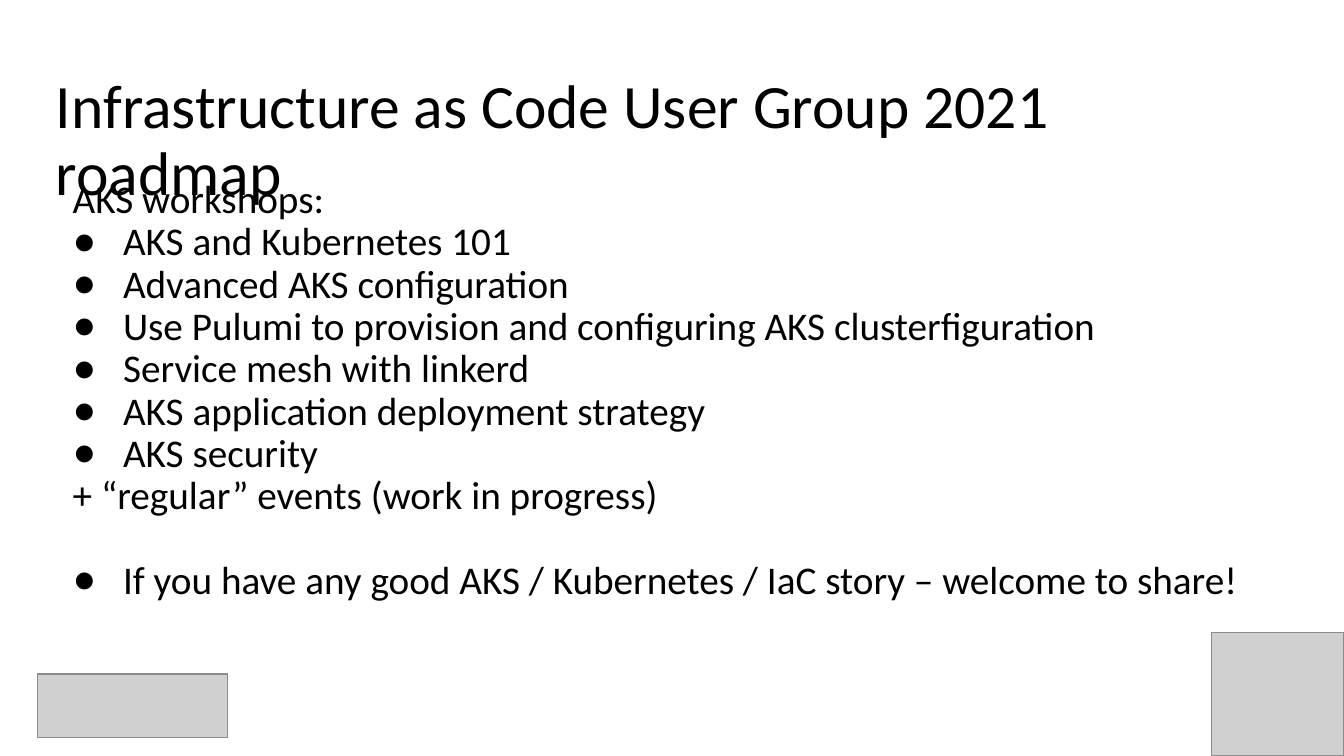
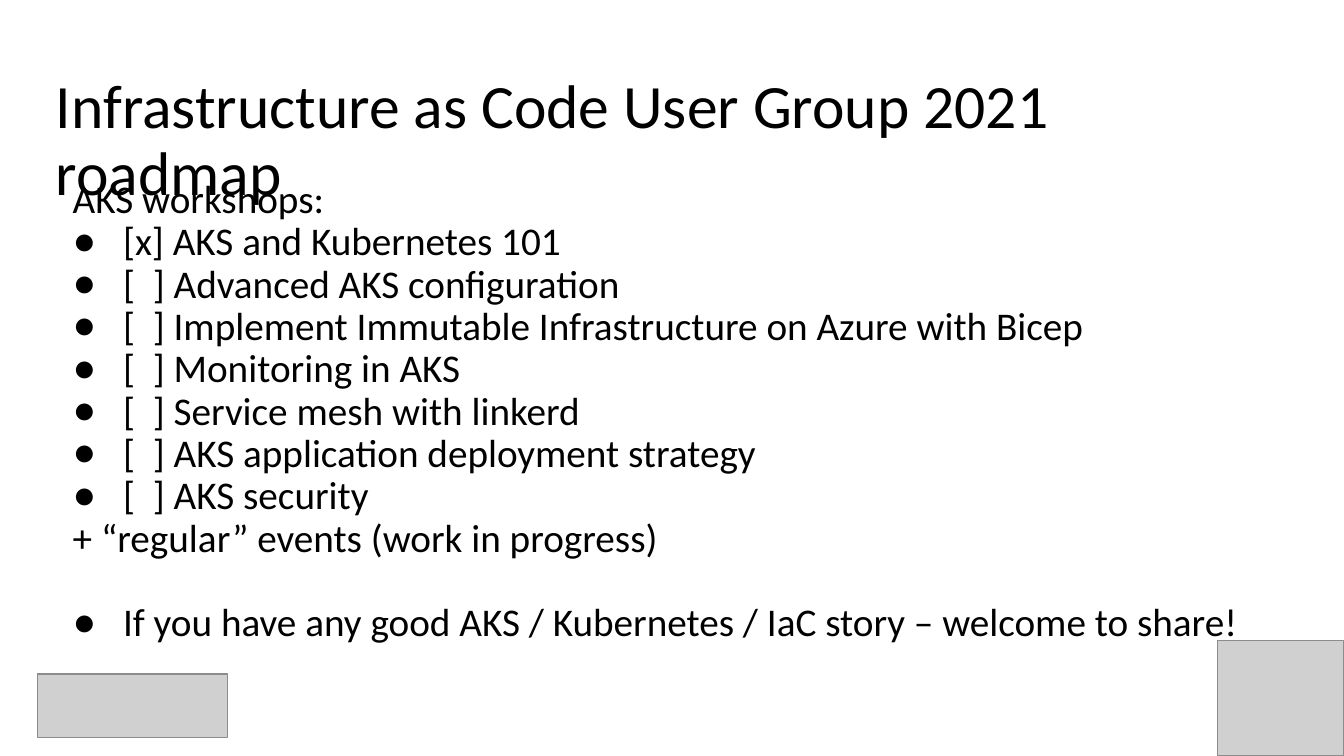
Before and after one commit to evgenyb/aks-workshops, a slide deck: slide 3 of 02-aks-advanced-configuration/slides/Advanced AKS Configuration.pptx. Drawn at 1344x756 pixels with LibreOffice and Linux fonts; fonts in the diff are those of the drawing; grey boxes stand for pictures. Boxes give left, top, right and bottom in pixels: in the first picture for what was removed or moved away, otherwise in the second. Text is boxed around its words. In the diff, an @@ line names an element or a change of style, - is before the commit and + after.

```diff
--- a/02-aks-advanced-configuration/slides/Advanced AKS Configuration.pptx
+++ b/02-aks-advanced-configuration/slides/Advanced AKS Configuration.pptx
@@ text at (123, 226, 1083, 516): text changed @@
-● AKS and Kubernetes 101
-● Advanced AKS configuration
-● Use Pulumi to provision and configuring AKS clusterfiguration
-● Service mesh with linkerd
-● AKS application deployment strategy
-● AKS security
+● [x] AKS and Kubernetes 101
+● [ ] Advanced AKS configuration
+● [ ] Implement Immutable Infrastructure on Azure with Bicep
+● [ ] Monitoring in AKS
+● [ ] Service mesh with linkerd
+● [ ] AKS application deployment strategy
+● [ ] AKS security
@@ picture: place and size @@
-picture at (1212, 632, 1344, 756)
+picture at (1218, 640, 1344, 756)
```
Also in this commit, not shown: 9 other slides changed, 7 slides added, 5 other files.
